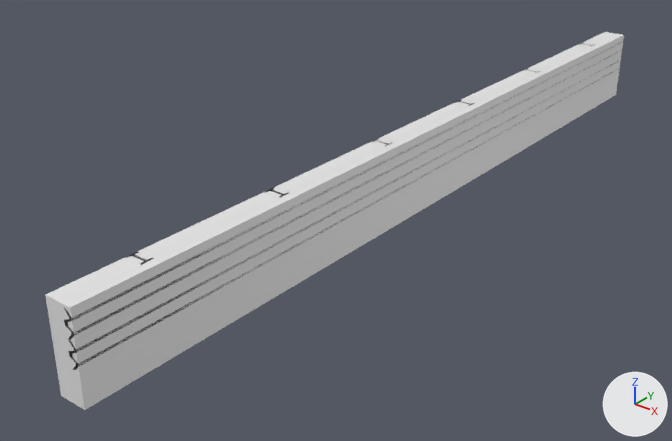
The Blender file Game/Content/Level_2/Prop/Fence_2/Fence_2.blend: old version first, new version second.
The view is the same before and after, from a 50 mm lens placed at (11.7, -30.1, 10.1), pointed at (-1.8, -13.2, -0.3). Lighting does not change. The marker at lower right points along +X, +Y and +Z. The first picture is the older version.

Objects in the first picture: 'CB_Fence_1', 'Fence'.
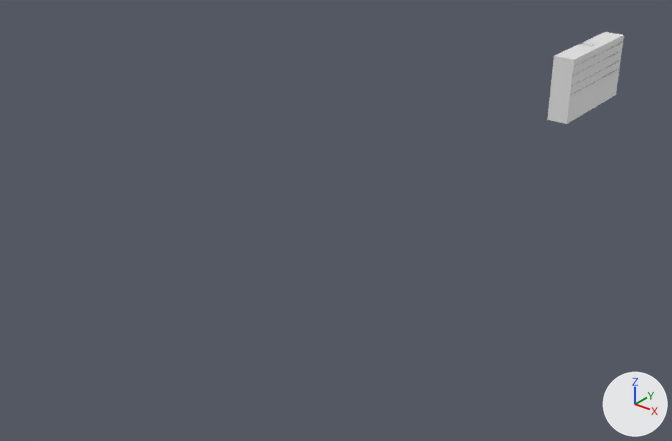
Changed parts and their boxes (x1, y1, x2, y2) in the pictures (672 x 441 px):
'CB_Fence_1', rescaled (87% narrower, 75% shorter): before (45, 32, 624, 410); after (547, 32, 624, 124)
'Fence', reshaped: before (63, 42, 622, 370); after (572, 42, 621, 94)
part 2 of me_sm_railing_b, deleted: before (126, 68, 540, 265)
part 3 of me_sm_railing_b, deleted: before (63, 66, 573, 370)

Edits to the bpy script that builds the scene:
```text
Change me_cb_fence_1:
    used by ob_cb_fence_1; location = (0.0, 0.0, 0.0)
    remove me_cb_fence_1.from_pydata(...)  # 8 vertices, 6 faces; spans x -0.7..0.0, y -22.5..0.0, z 0.0..2.1
    add me_cb_fence_1.from_pydata(...)  # 8 vertices, 6 faces; spans x -0.7..0.0, y -3.8..0.0, z 0.0..2.1
    me_cb_fence_1 part 1: the whole mesh is scaled about the mesh origin by (1, 0.167, 1)
Change me_sm_railing_b:
    used by ob_fence; location = (0.0, 0.0, 0.0)
    remove me_sm_railing_b.from_pydata(...)  # 748 vertices, 1308 faces; spans x -0.7..0.0, y -22.5..0.0, z 0.0..2.1
    add me_sm_railing_b.from_pydata(...)  # 158 vertices, 242 faces; spans x -0.7..0.0, y -3.8..0.0, z 0.0..2.1
    me_sm_railing_b part 2: 15 loose pieces with 190 vertices, spanning x -0.7..-0.1, y -20.8..-5.5, z 0.0..2.1, are deleted
    me_sm_railing_b part 3: 400 vertices removed from x -0.2..0.0, y -22.5..-5.6, z 0.8..2.0
```
